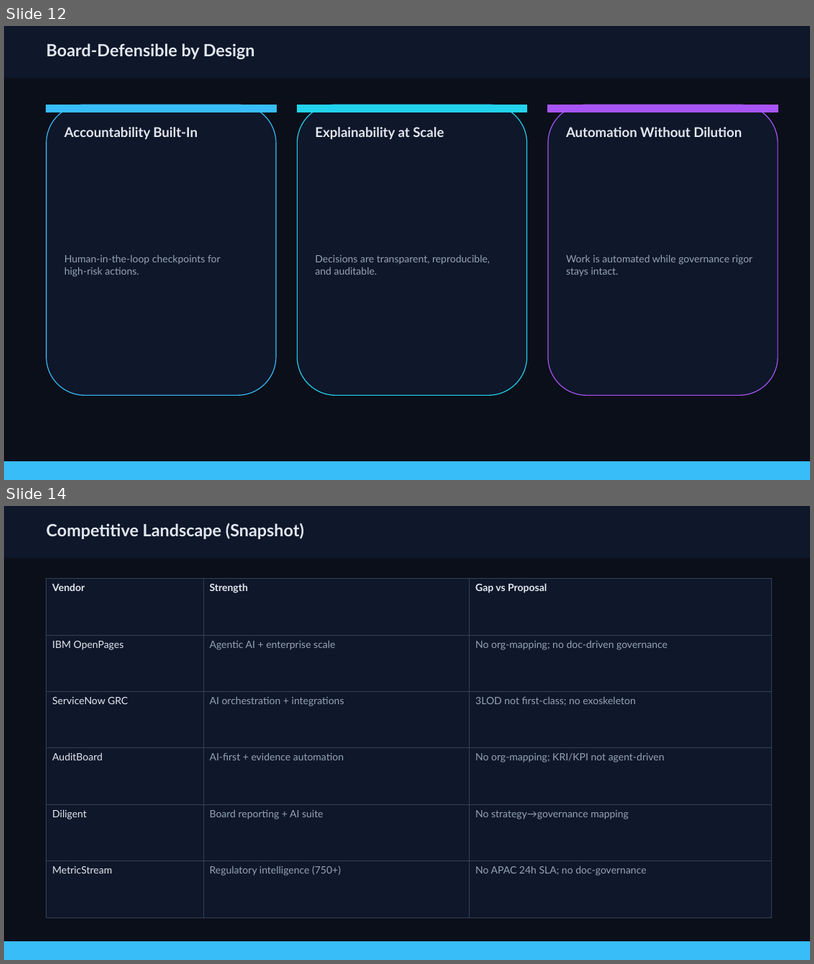
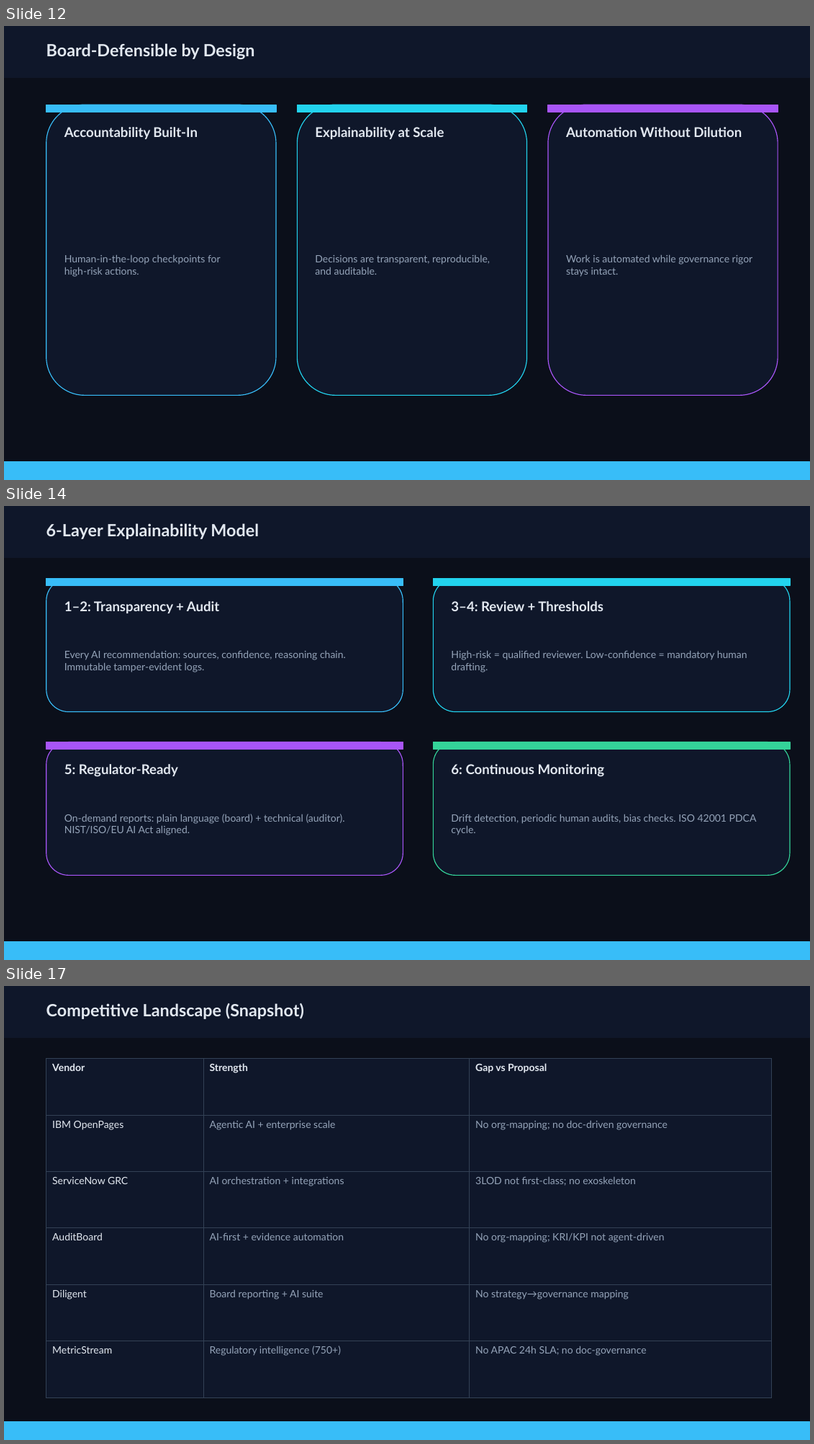
Before and after one commit to feerozac/GRC, a slide deck: _bmad-output/GRC agent.pptx. Shown one above the other, each under a label of ours: slides 12 and 14 before the commit, slides 12, 14 and 17 after it; the slides between them are not shown. The pictures are 814x964 and 814x1444 pixels, drawn with LibreOffice and Linux fonts; fonts in the diff are those of the drawing. Boxes give left, top, right and bottom in pixels: in the first picture for what was removed or moved away, otherwise in the second. Text is boxed around its words. In the diff, an @@ line names an element or a change of style, - is before the commit and + after.

```diff
--- a/_bmad-output/GRC agent.pptx
+++ b/_bmad-output/GRC agent.pptx
@@ slide 14 added at bbox=[4, 506, 810, 960], background #FFFFFF @@
@@ rectangle added at bbox=[4, 506, 810, 960], fill #0B0F1A, outline #0B0F1A 1 pt @@
@@ rectangle added at bbox=[4, 506, 810, 557], fill #0F172A, outline #0F172A 1 pt @@
@@ text added at bbox=[46, 523, 259, 539], 20 pt, text #E2E8F0, bold @@
+6-Layer Explainability Model
@@ rounded rectangle added at bbox=[46, 579, 404, 712], fill #0F172A, outline #38BDF8 1 pt @@
@@ rectangle added at bbox=[46, 579, 404, 586], fill #38BDF8, outline #38BDF8 1 pt @@
@@ rounded rectangle added at bbox=[434, 579, 790, 712], fill #0F172A, outline #22D3EE 1 pt @@
@@ rectangle added at bbox=[434, 579, 790, 586], fill #22D3EE, outline #22D3EE 1 pt @@
@@ text added at bbox=[64, 601, 219, 613], 16 pt, text #E2E8F0, bold @@
+1–2: Transparency + Audit
@@ text added at bbox=[451, 601, 604, 611], 16 pt, text #E2E8F0, bold @@
+3–4: Review + Thresholds
@@ text added at bbox=[64, 650, 346, 672], 12 pt, text #94A3B8 @@
+Every AI recommendation: sources, confidence, reasoning chain. Immutable tamper-evident logs.
@@ text added at bbox=[451, 650, 748, 672], 12 pt, text #94A3B8 @@
+High-risk = qualified reviewer. Low-confidence = mandatory human drafting.
@@ rounded rectangle added at bbox=[46, 742, 404, 875], fill #0F172A, outline #A855F7 1 pt @@
@@ rectangle added at bbox=[46, 742, 404, 749], fill #A855F7, outline #A855F7 1 pt @@
@@ rounded rectangle added at bbox=[434, 742, 790, 875], fill #0F172A, outline #34D399 1 pt @@
@@ rectangle added at bbox=[434, 742, 790, 749], fill #34D399, outline #34D399 1 pt @@
@@ text added at bbox=[64, 764, 178, 777], 16 pt, text #E2E8F0, bold @@
+5: Regulator-Ready
@@ text added at bbox=[451, 764, 605, 777], 16 pt, text #E2E8F0, bold @@
+6: Continuous Monitoring
@@ text added at bbox=[64, 813, 345, 835], 12 pt, text #94A3B8 @@
+On-demand reports: plain language (board) + technical (auditor). NIST/ISO/EU AI Act aligned.
@@ text added at bbox=[451, 813, 757, 835], 12 pt, text #94A3B8 @@
+Drift detection, periodic human audits, bias checks. ISO 42001 PDCA cycle.
@@ rectangle added at bbox=[4, 942, 810, 960], fill #38BDF8, outline #38BDF8 1 pt @@
@@ what was slide 14 is now slide 17 @@
```
Also in this commit, not shown: 7 other slides added, 1 slide removed, 5 other files.
